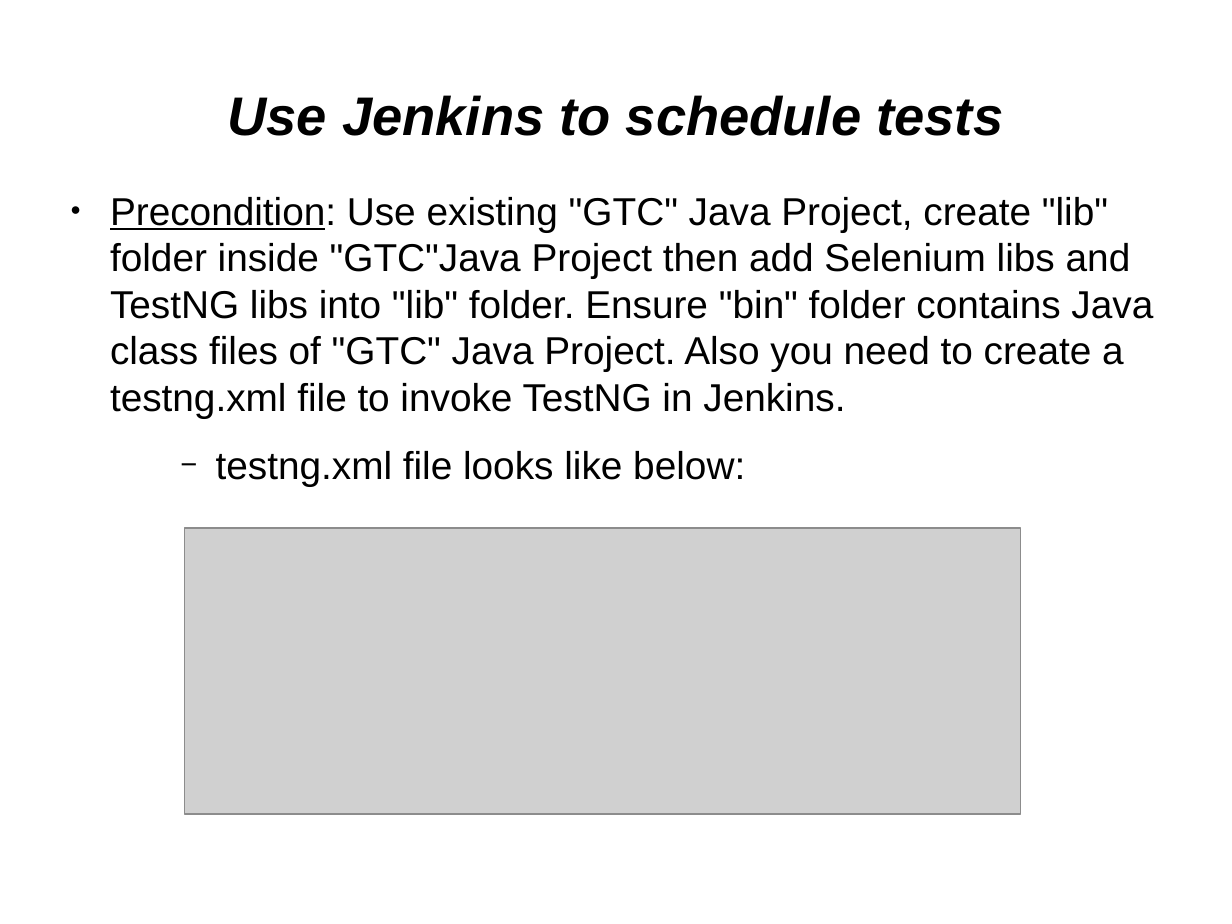
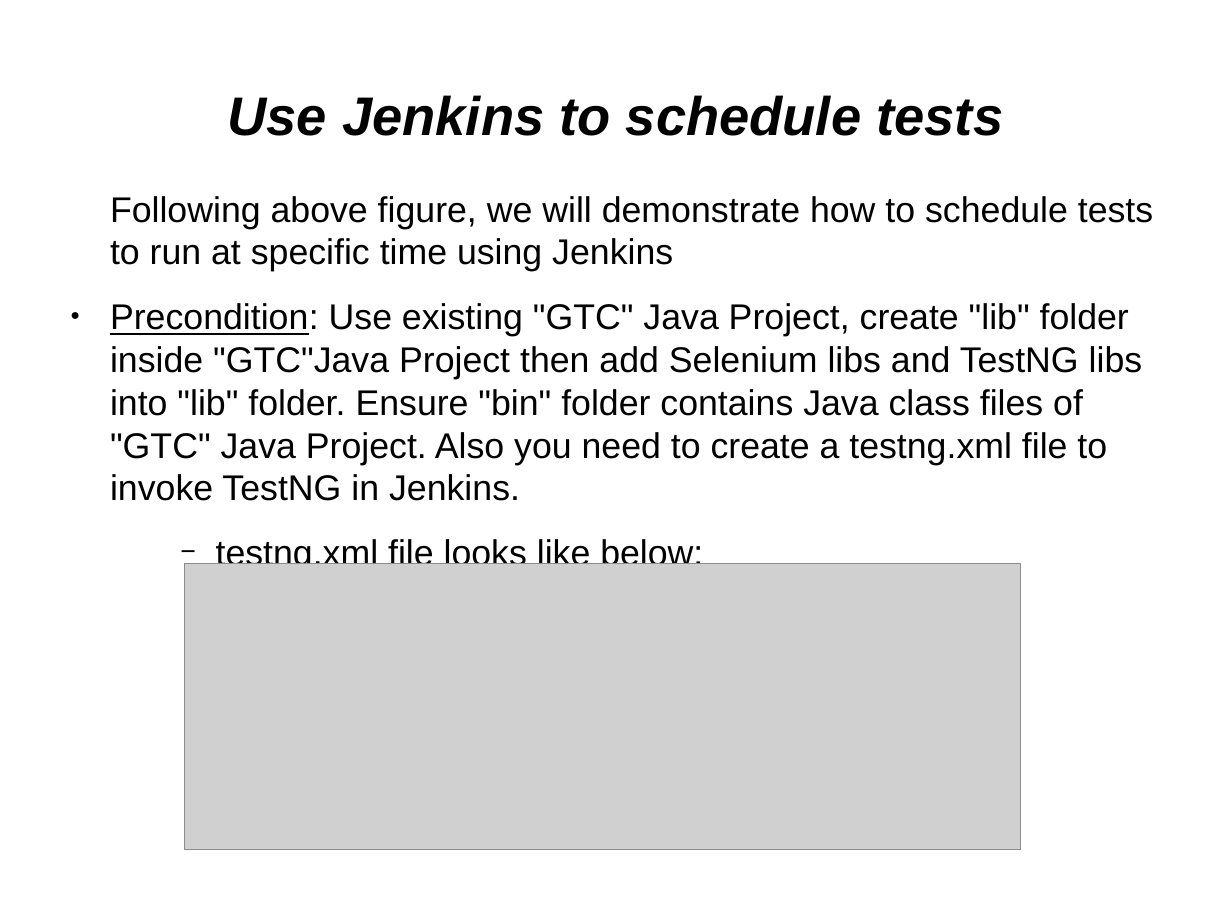
Before and after one commit to kirol/selenium, a slide deck: slide 23 of Selenium & Testops.odp. Drawn at 1232x924 pixels with LibreOffice and Linux fonts; fonts in the diff are those of the drawing; grey boxes stand for pictures. Boxes give left, top, right and bottom in pixels: in the first picture for what was removed or moved away, otherwise in the second. Text is boxed around its words. In the diff, an @@ line names an element or a change of style, - is before the commit and + after.

```diff
--- a/Selenium & Testops.odp
+++ b/Selenium & Testops.odp
@@ text at [110, 196, 1153, 272]: paragraph added @@
+Following above figure, we will demonstrate how to schedule tests to run at specific time using Jenkins
@@ text at [110, 303, 1143, 564]: size 25 to 23 pt in "Precondition: Use existing "GTC" Java Project, create ...", "testng.xml file looks like below:" @@
@@ picture: place and size @@
-picture at [184, 528, 1021, 814]
+picture at [184, 563, 1021, 850]
```
Also in this commit, not shown: 15 other slides changed, 4 slides added, 1 slide removed, 1 other file.
